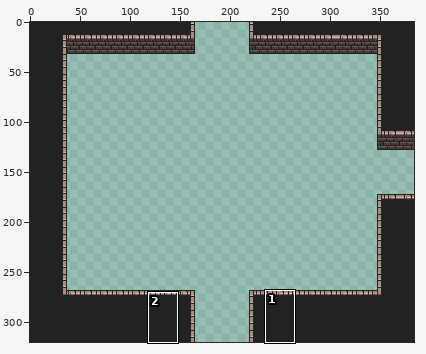
Sprite sheet: assets/maps/room_sideLeft_foreground.png. The first picture is a wide view before the edit; the outline marks the close-up.
Close-up. The starting point:
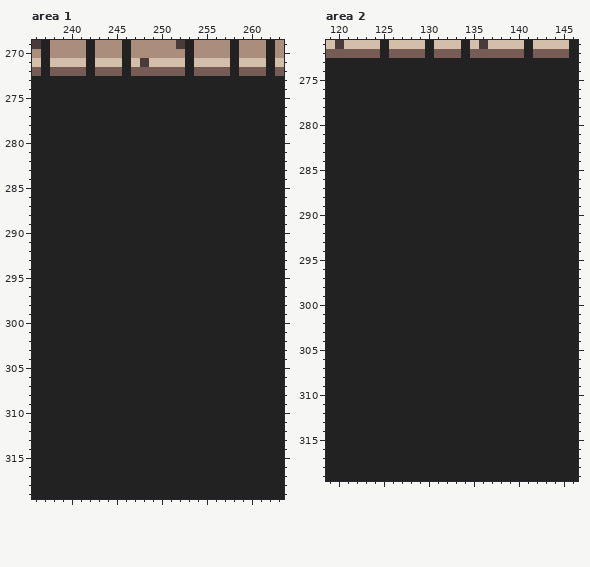
The file is 384x320 pixels. Shown: area 1: x 236..263, y 269..319; area 2: x 119..146, y 271..319. The commit also changed other parts of the picture, which this record leaves out.
The result:
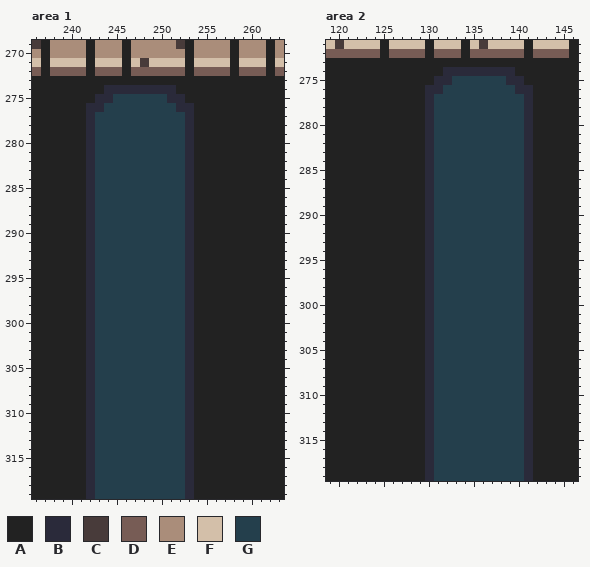
Palette (. is transparent): A #222222  B #2a2a3a  C #483b3a  D #775c55  E #aa8d7a  F #d3bfa9  G #243f4c
From old to new:
Area 1:
The edit turns colour A into colour B in row 274 at x 244 to 251; in row 275 at x 243 to 244 and 251 to 252; in row 276 at x 242 to 243 and 252 to 253; in rows 277 to 319 at x 242 and 253.
The edit turns colour A into colour G in row 275 at x 245 to 250; in row 276 at x 244 to 251; in rows 277 to 319 at x 243 to 252.
Area 2:
The edit turns colour A into colour B in row 274 at x 132 to 139; in row 275 at x 131 to 132 and 139 to 140; in row 276 at x 130 to 131 and 140 to 141; in rows 277 to 319 at x 130 and 141.
The edit turns colour A into colour G in row 275 at x 133 to 138; in row 276 at x 132 to 139; in rows 277 to 319 at x 131 to 140.
Changed places in both close-ups, as pixel boxes (x1, y1, x2, y2):
changed: (86, 85, 194, 499)
changed: (425, 67, 533, 481)
